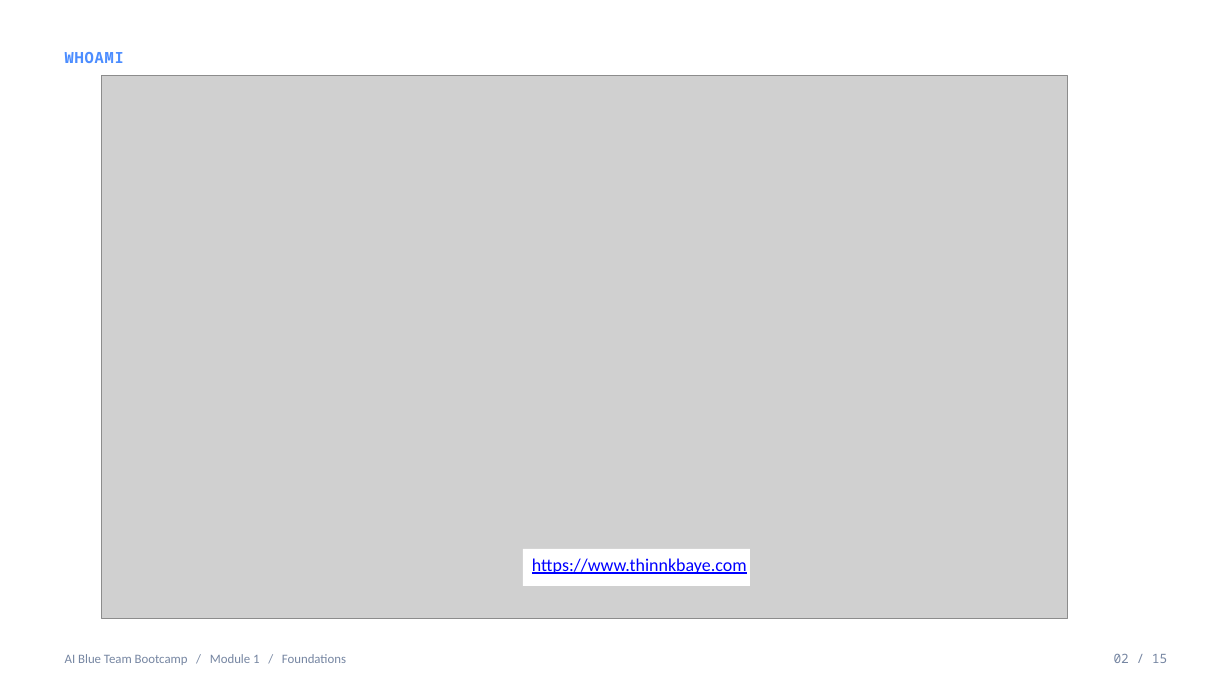
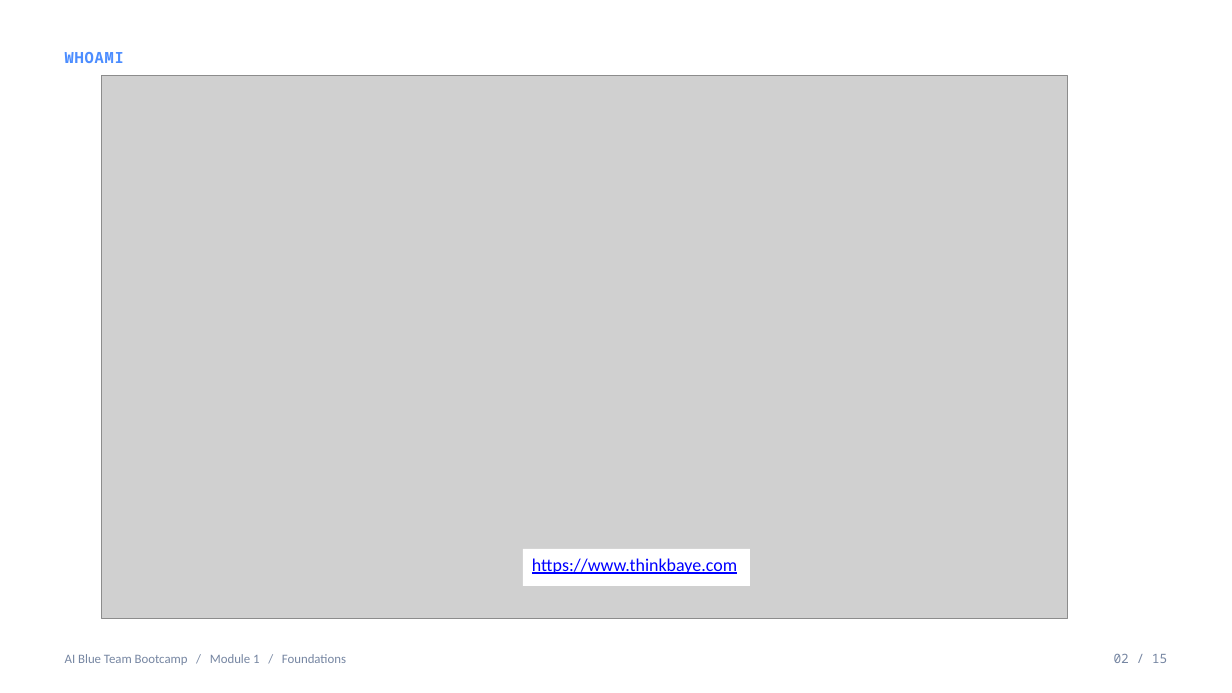
Before and after one commit to bayegaspard/AI-for-Blue-Teamers-Bootcamp-Student-Labs, a slide deck: slide 2 of slides/Module1_Foundations.pptx. Drawn at 1232x693 pixels with LibreOffice and Linux fonts; fonts in the diff are those of the drawing; grey boxes stand for pictures; background and template pictures are left out. Boxes give left, top, right and bottom in pixels: in the first picture for what was removed or moved away, otherwise in the second. Text is boxed around its words. In the diff, an @@ line names an element or a change of style, - is before the commit and + after.

Commit message:
Module 1 deck: fix the website link on the bio slide

```diff
--- a/slides/Module1_Foundations.pptx
+++ b/slides/Module1_Foundations.pptx
@@ text at [532, 558, 737, 574]: text changed @@
-https://www.thinnkbaye.com
+https://www.thinkbaye.com
```
